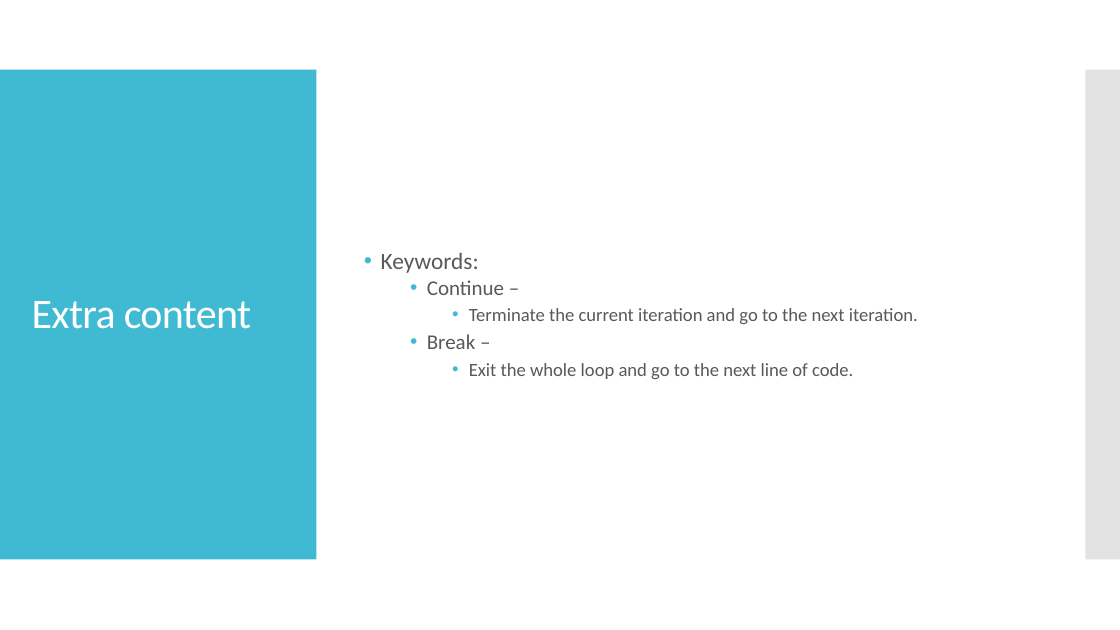
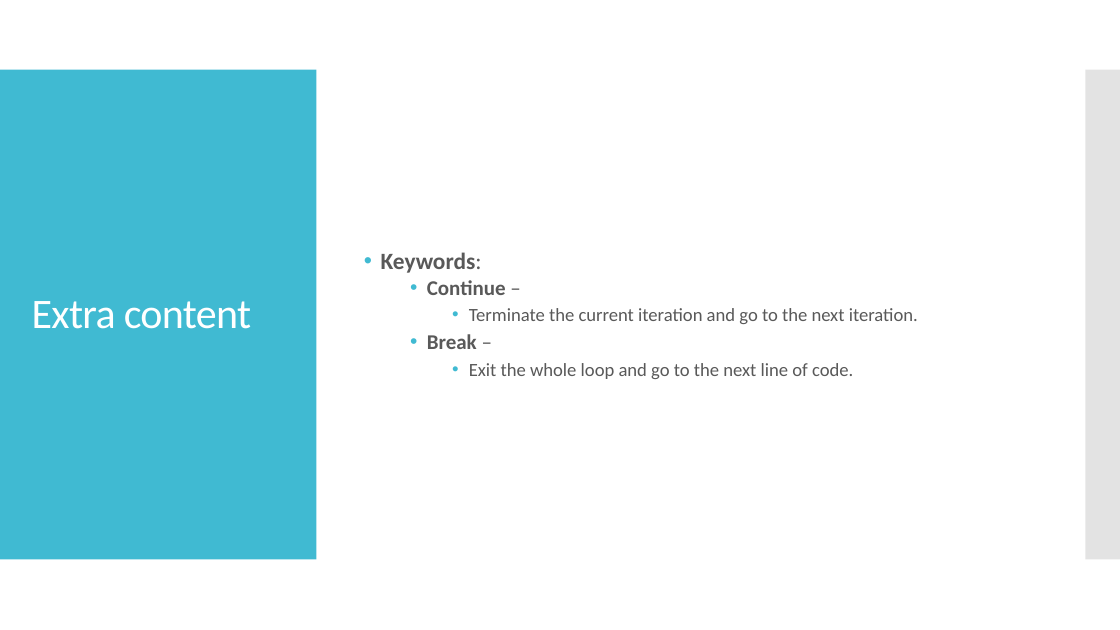
Before and after one commit to kevinlin47/Learn_Go, a slide deck: slide 5 of For_loops_slices_conditionals/loops_conditionals_slices.pptx. Drawn at 1120x630 pixels with LibreOffice and Linux fonts; fonts in the diff are those of the drawing. Boxes give left, top, right and bottom in pixels: in the first picture for what was removed or moved away, otherwise in the second. Text is boxed around its words. In the diff, an @@ line names an element or a change of style, - is before the commit and + after.

Commit message:
Bold text on extra content slide

```diff
--- a/For_loops_slices_conditionals/loops_conditionals_slices.pptx
+++ b/For_loops_slices_conditionals/loops_conditionals_slices.pptx
@@ text at (x1=381, y1=252, x2=506, y2=349): bold on in "Keywords:", "Continue", "Break" @@
```
